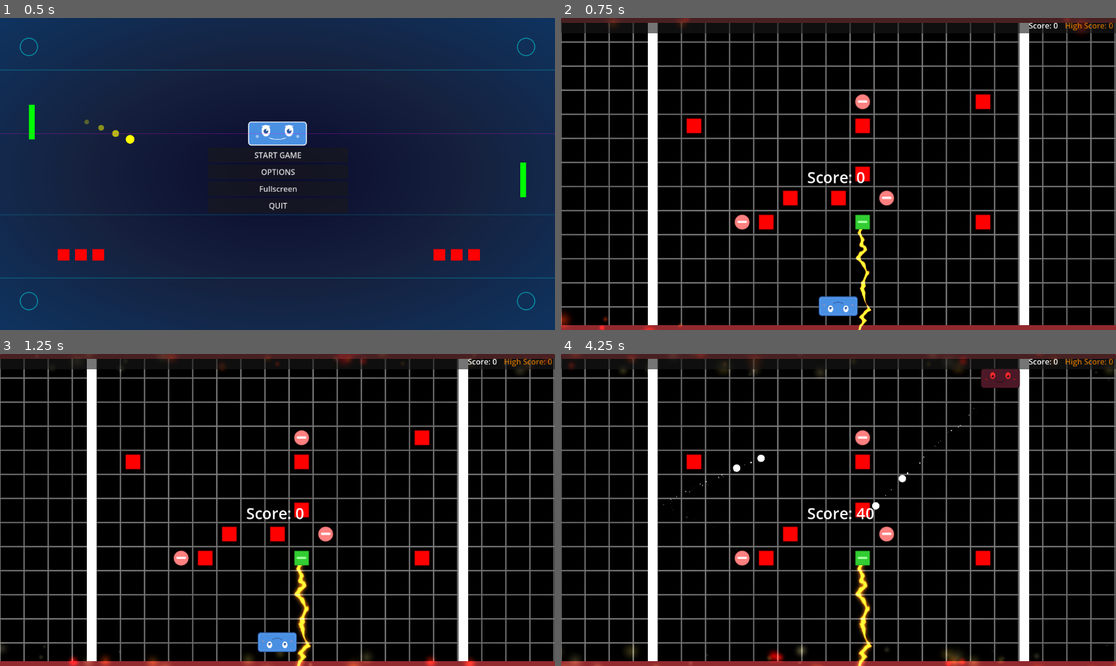
Above: before the commit, frames 1-4 (two rows, left to right).
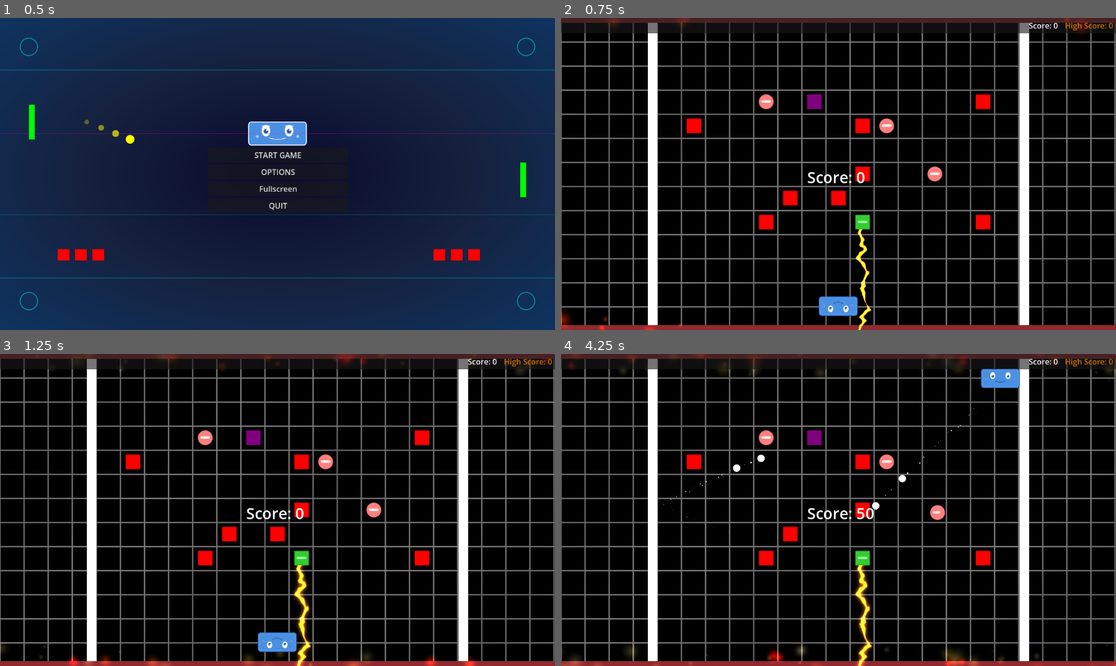
Above: after the commit, the same moments.

Repository: Nicheen/GameJamSummer2025
Game: Godot game, scene res://scenes/menus/main_menu.tscn
Same seed, same stepped clock (60 frames per second), same inputs: the game is played once before the commit and once after it.
Inputs (mouse positions are in pixels of both pictures, inside the frame that each line leads up to):
- Up to frame 1 (0.5 s): no input
- Up to frame 2 (0.75 s): click "START GAME" at 0.5 s
- Up to frame 3 (1.25 s): no input
- Up to frame 4 (4.25 s): tap Enter (ui_accept) at 1.25, 1.52, 2.27, 3.77 s; move the mouse to (960, 494) at 1.27 s; hold D (move_right) 1.28-2.03 s; click (960, 494) at 1.35 s; move the mouse to (727, 525) at 2.02 s; hold S (teleport_down) 2.03-2.78 s; click (727, 525) at 2.1 s; move the mouse to (894, 441) at 2.77 s; hold D (move_right) 2.78-3.53 s; click (894, 441) at 2.85 s; move the mouse to (810, 572) at 3.52 s; hold W (teleport_up) from 3.53 s (still down); click (810, 572) at 3.6 s

Frame 1 is identical in both runs. In frame 2, 0.8% of the frame differs, in the area x 31-69%, y 24-68%; in frame 3, 0.8%; in frame 4, 1.3%, in the area x 31-83%, y 4-68%.

Commit message:
block dropper added

Diff:
--- /dev/null
+++ b/gamejamsummer2025/images/lila.svg
@@ -0,0 +1,3 @@
+<svg xmlns="http://www.w3.org/2000/svg" width="200" height="200">
+  <rect width="200" height="200" fill="#800080"></rect>
+</svg>
--- /dev/null
+++ b/gamejamsummer2025/scenes/obj/blocks/block_dropper.gd
@@ -0,0 +1,141 @@
+extends CharacterBody2D
+
+# Enemy settings
+@export var max_health: int = 10
+@export var score_value: int = 10  # Points awarded when killed
+@export var enemy_type: String = "basic"
+
+# Visual settings
+@onready var sprite: Sprite2D = $Sprite2D
+@onready var collision_shape: CollisionShape2D = $CollisionShape2D
+@onready var health_bar: ProgressBar = get_node_or_null("HealthBar")
+
+# Internal variables
+var current_health: int
+var is_dead: bool = false
+var original_color: Color
+
+# Signals
+signal block_dropper_died(score_points: int)
+signal block_dropper_hit(damage: int)
+
+func _ready():
+	# Set up enemy
+	current_health = max_health
+
+	# Set collision layer for enemy (let's use layer 5)
+	collision_layer = 16  # Layer 5 (2^4 = 16)
+	collision_mask = 2    # Can be hit by projectiles (layer 2)
+
+	# Store original sprite color
+	if sprite:
+		original_color = sprite.modulate
+
+	# Set up health bar if it exists
+	if health_bar:
+		health_bar.max_value = max_health
+		health_bar.value = current_health
+
+	# Position enemy in middle of screen (or wherever you want)
+	# This can be overridden when spawning
+
+	print("Enemy created with ", max_health, " health at position: ", global_position)
+
+func _physics_process(delta):
+	# Basic enemy doesn't move, but you can add movement here
+	# For now, just ensure it stays in place
+	if not is_dead:
+		velocity = Vector2.ZERO
+		move_and_slide()
+
+func take_damage(damage: int):
+	if is_dead:
+		return
+
+	print("Enemy took ", damage, " damage")
+
+	current_health -= damage
+	current_health = max(0, current_health)
+
+	# Update health bar
+	if health_bar:
+		health_bar.value = current_health
+
+	# Visual damage feedback
+	show_damage_effect()
+
+	# Emit hit signal
+	block_dropper_hit.emit(damage)
+
+	# Check if dead
+	if current_health <= 0:
+		die()
+
+func die():
+	if is_dead:
+		return
+
+	is_dead = true
+	print("Enemy died! Awarding ", score_value, " points")
+
+	# Emit death signal with score
+	block_dropper_died.emit(score_value)
+
+	play_death_effect()
+
+func show_damage_effect():
+	if not sprite:
+		return
+
+	# Flash red when hit
+	var tween = create_tween()
+	tween.tween_property(sprite, "modulate", Color.RED, 0.1)
+	tween.tween_property(sprite, "modulate", original_color, 0.1)
+
+func play_death_effect():
+	if not sprite:
+		queue_free()
+		return
+
+	# Disable collision immediately
+	if collision_shape:
+		collision_shape.disabled = true
+
+	# Hide health bar
+	if health_bar:
+		health_bar.visible = false
+
+	# Lås positionen så den inte rör sig
+	var original_position = sprite.position
+
+	# Supersnabb effekt - bara 0.1 sekunder
+	var tween = create_tween()
+	tween.set_parallel(true)  # Tillåt parallella animationer
+
+	# Krymper skalan
+	tween.tween_property(sprite, "scale", Vector2.ZERO, 0.1)
+
+	# Håll positionen fast under hela animationen
+	tween.tween_method(
+		func(pos): sprite.position = pos,
+		original_position,
+		original_position,
+		0.1
+	)
+
+	# Förstör direkt efter
+	await tween.finished
+	queue_free()
+
+func get_health() -> int:
+	return current_health
+
+func get_max_health() -> int:
+	return max_health
+
+func is_alive() -> bool:
+	return not is_dead and current_health > 0
+
+# Method called when projectile hits this enemy
+func _on_projectile_hit():
+	take_damage(10)  # Default damage from projectiles
--- /dev/null
+++ b/gamejamsummer2025/scenes/obj/blocks/block_dropper.tscn
@@ -0,0 +1,20 @@
+[gd_scene load_steps=4 format=3 uid="uid://b4dtnq2jnliqp"]
+
+[ext_resource type="Script" uid="uid://co6pi865vgmxp" path="res://scenes/obj/blocks/block_dropper.gd" id="1_l3hxy"]
+[ext_resource type="Texture2D" uid="uid://dtodey35upi55" path="res://images/lila.svg" id="2_v02br"]
+
+[sub_resource type="RectangleShape2D" id="RectangleShape2D_v02br"]
+size = Vector2(30, 30)
+
+[node name="Node2D" type="CharacterBody2D"]
+collision_layer = 16
+collision_mask = 0
+script = ExtResource("1_l3hxy")
+
+[node name="Sprite2D" type="Sprite2D" parent="."]
+position = Vector2(3.8147e-07, -4.76837e-07)
+scale = Vector2(0.15, 0.15)
+texture = ExtResource("2_v02br")
+
+[node name="CollisionShape2D" type="CollisionShape2D" parent="."]
+shape = SubResource("RectangleShape2D_v02br")
--- a/gamejamsummer2025/scripts/level_manager.gd
+++ b/gamejamsummer2025/scripts/level_manager.gd
@@ -36,6 +36,10 @@
 		if is_instance_valid(lazer_block):
 			lazer_block.queue_free()
 
+	for block_dropper in main_scene.block_droppers:
+		if is_instance_valid(block_dropper):
+			block_dropper.queue_free()
+
 	for boss in main_scene.bosses:
 		if is_instance_valid(boss):
 			boss.queue_free()
@@ -44,6 +48,7 @@
 	main_scene.enemies.clear()
 	main_scene.blocks.clear()
 	main_scene.lazer_blocks.clear()
+	main_scene.block_droppers.clear()
 	main_scene.bosses.clear()
 
 	# Återställ räknare
@@ -64,24 +69,30 @@
 	# Beräkna antal enemies baserat på level
 	var base_blocks = 8
 	var base_enemies = 3
+	var base_block_dropper = 1
 	var base_lazer = 1
 
 	# Öka svårighetsgrad varje level
 	var blocks_count = base_blocks + (level - 1) * 3  # +3 block per level
 	var enemies_count = base_enemies + (level - 1) * 1  # +1 enemy per level
+	var block_dropper_count = base_block_dropper + (level - 1) / 3
 	var lazer_count = base_lazer + (level - 1) / 3  # +1 lazer var 3:e level
+
 
 	# Max gränser
 	blocks_count = min(blocks_count, 20)
 	enemies_count = min(enemies_count, 10)
+	block_dropper_count = min(base_block_dropper, 5)
 	lazer_count = min(lazer_count, 5)
+
 
 	# Spawna innehåll
 	spawn_blocks_for_level(blocks_count)
 	spawn_lazer_for_level(lazer_count)
+	spawn_block_dropper_for_level(block_dropper_count)
 	spawn_enemies_for_level(enemies_count)
 
-	print("Level ", level, " spawned: ", blocks_count, " blocks, ", enemies_count, " enemies, ", lazer_count, " lazer")
+	print("Level ", level, " spawned: ", blocks_count, " blocks, ", enemies_count, " enemies, ", lazer_count, " lazer", block_dropper_count, " dropper")
 
 func spawn_boss(level: int):
 	var boss_scene = load(main_scene.BOSS_SCENE)
@@ -137,6 +148,11 @@
 	for i in range(spawn_count):
 		main_scene.spawn_enemy_lazer_at_position(available_positions[i])
 
+func spawn_block_dropper_for_level(count: int):
+	var selected_positions = main_scene.get_random_spawn_positions(count)
+	for pos in selected_positions:
+		main_scene.spawn_enemy_block_dropper_at_position(pos)
+
 func spawn_enemies_for_level(count: int):
 	# Samma logik som din befintliga spawn_enemies men med count parameter
 	var used_positions: Array[Vector2] = []
@@ -144,6 +160,8 @@
 		used_positions.append(block.global_position)
 	for lazer_block in main_scene.lazer_blocks:
 		used_positions.append(lazer_block.global_position)
+	for block_dropper in main_scene.block_droppers:
+		used_positions.append(block_dropper.global_position)
 	for boss in main_scene.bosses:
 		used_positions.append(boss.global_position)
 
--- a/gamejamsummer2025/scripts/main.gd
+++ b/gamejamsummer2025/scripts/main.gd
@@ -12,6 +12,7 @@
 const ENEMY_SCENE = "res://scenes/obj/Enemy.tscn"
 const ENEMY_BLOCK_SCENE = "res://scenes/obj/blocks/Block.tscn"
 const ENEMY_BLOCK_LAZER_SCENE = "res://scenes/obj/blocks/BlockLazer.tscn"
+const ENEMY_BLOCK_DROPPER_SCENE = "res://scenes/obj/blocks/block_dropper.tscn"
 const BOSS_SCENE = "res://scenes/obj/bosses/Boss1.tscn"
 const PAUSE_MENU_SCENE = "res://scenes/menus/pause_menu.tscn"
 const DEATH_MENU_SCENE = "res://scenes/menus/death_menu.tscn"
@@ -27,6 +28,7 @@
 var enemies: Array[CharacterBody2D] = []
 var blocks: Array[CharacterBody2D] = []
 var lazer_blocks: Array[CharacterBody2D] = []
+var block_droppers: Array[CharacterBody2D] = []
 var bosses: Array[CharacterBody2D] = []
 var all_spawn_positions: Array[Vector2] = []
 
@@ -265,6 +267,13 @@
 	for pos in selected_positions:
 		spawn_enemy_kvadrat_at_position(pos)
 
+func spawn_enemy_block_dropper():
+	# Använd den nya funktionen
+	var selected_positions = get_random_spawn_positions(20)
+
+	for pos in selected_positions:
+		spawn_enemy_block_dropper_at_position(pos)
+
 func spawn_random_enemies(count: int):
 	# Förenklad version
 	var selected_positions = get_random_spawn_positions(count)
@@ -280,6 +289,25 @@
 
 	# Spawna boss här...
 	print("Spawning boss at: ", boss_pos)
+
+func spawn_enemy_block_dropper_at_position(position: Vector2):
+	var block_scene = load(ENEMY_BLOCK_DROPPER_SCENE)  # Ladda kvadrat-scenen
+	if not block_scene:
+		print("ERROR: Could not load enemy kvadrat scene at: ", ENEMY_BLOCK_DROPPER_SCENE)
+		return
+
+	var block = block_scene.instantiate()
+	block.global_position = position
+
+	# Connect enemy signals with distortion effects - pass position in closure
+	block.block_dropper_died.connect(func(score_points): _on_block_died_with_distortion(score_points, position))
+	block.block_dropper_hit.connect(_on_enemy_hit)
+
+	add_child(block)
+	blocks.append(block)
+	total_enemies += 1
+
+	print("Spawned kvadrat enemy at: ", position)
 
 func spawn_enemy_kvadrat_at_position(position: Vector2):
 	var block_scene = load(ENEMY_BLOCK_SCENE)  # Ladda kvadrat-scenen
@@ -323,7 +351,7 @@
 
 	# Spawna lazer-block
 	available_positions.shuffle()
-	var lazer_count = min(2, available_positions.size())  # 10 lazer-block
+	var lazer_count = min(2, available_positions.size())
 
 	for i in range(lazer_count):
 		spawn_enemy_lazer_at_position(available_positions[i])
@@ -357,6 +385,9 @@
 	total_enemies += 1
 
 	print("Spawned lazer block at: ", position)
+
+
+
 func spawn_player():
 	# Load and instantiate the player scene
 	var player_scene = load(PLAYER_SCENE)
Not shown, added: gamejamsummer2025/images/lila.svg.import
Not shown: 1 places in gamejamsummer2025/scenes/main.tscn that only renumber resources
Not shown, added: gamejamsummer2025/scenes/obj/blocks/block_dropper.gd.uid
